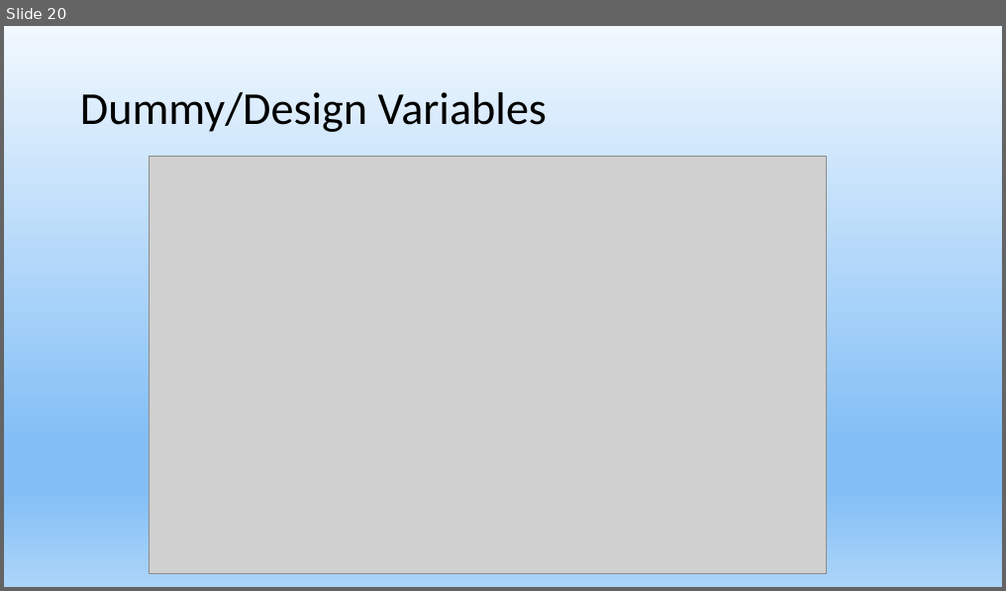
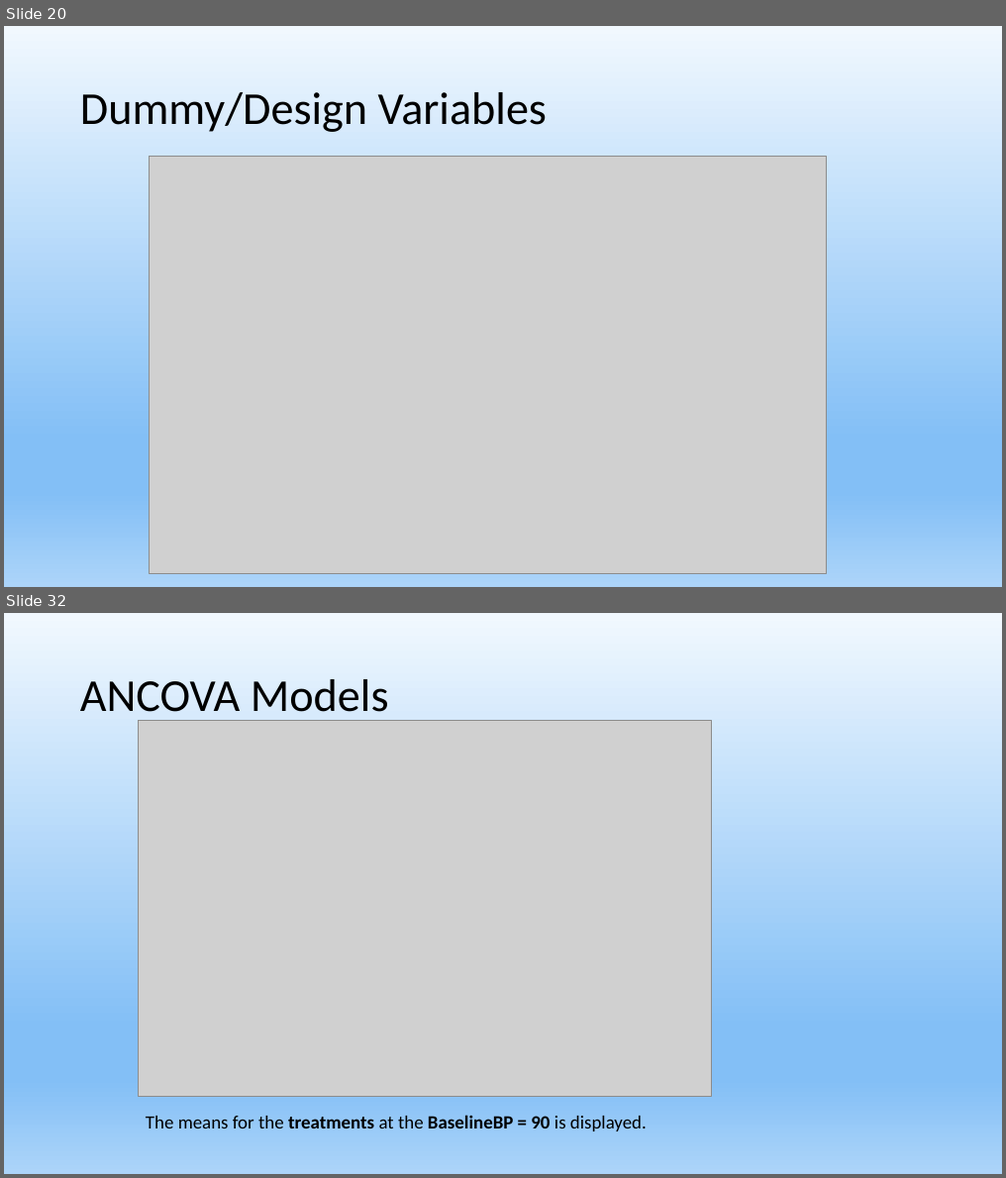
Before and after one commit to urvish-stat/Data-Science-using-SAS-and-Python, a slide deck: Docs/Dummy Variables and ANCOVA Models.pptx. Shown one above the other, each under a label of ours: slide 20 before the commit, slides 20 and 32 after it; the slides between them are not shown. The pictures are 1006x591 and 1006x1178 pixels, drawn with LibreOffice and Linux fonts; fonts in the diff are those of the drawing; grey boxes stand for pictures. Boxes give left, top, right and bottom in pixels: in the first picture for what was removed or moved away, otherwise in the second. Text is boxed around its words. In the diff, an @@ line names an element or a change of style, - is before the commit and + after.

```diff
--- a/Docs/Dummy Variables and ANCOVA Models.pptx
+++ b/Docs/Dummy Variables and ANCOVA Models.pptx
@@ slide 32 added at (x1=4, y1=613, x2=1002, y2=1174), background gradient #F1F8FE to #83BFF6 to #ACD4F9 @@
@@ title added at (x1=80, y1=679, x2=389, y2=723), 44 pt, text #000000 @@
+ANCOVA Models
@@ picture added at (x1=138, y1=721, x2=712, y2=1096) @@
@@ text added at (x1=146, y1=1115, x2=647, y2=1132), 18 pt, text #000000 @@
+The means for the treatments at the BaselineBP = 90 is displayed.
```
Also in this commit, not shown: 14 other slides added, 1 other file.
